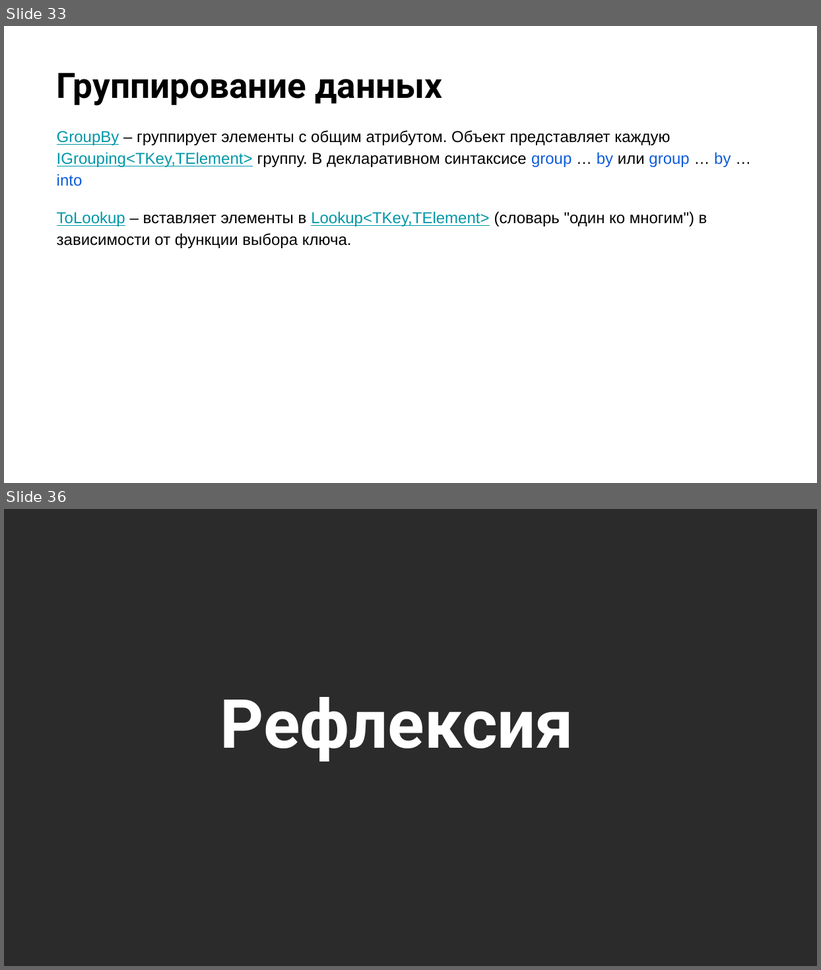
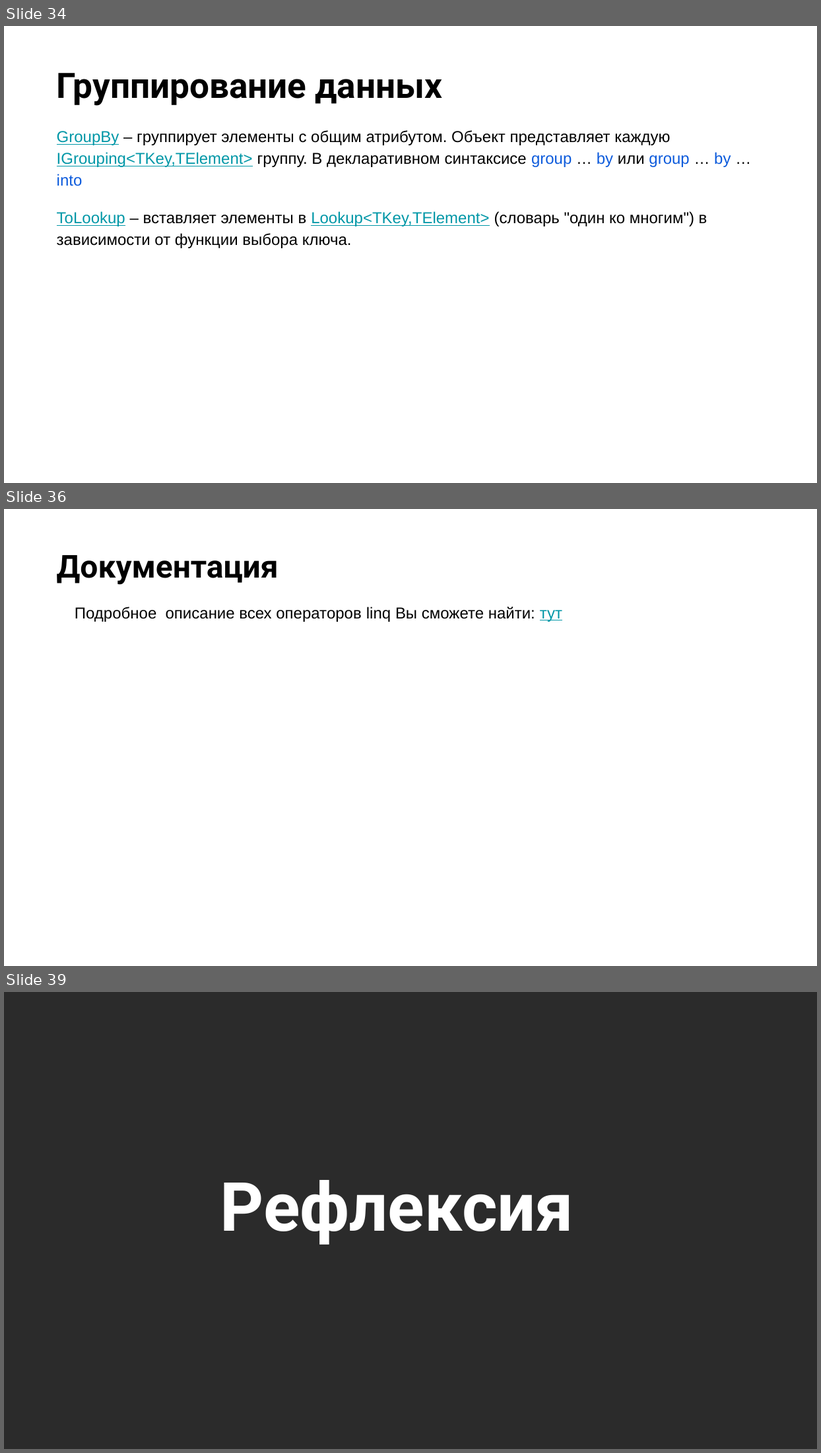
Before and after one commit to NilovPavel/LessonsLinq, a slide deck: LinqOperators.pptx. Shown one above the other, each under a label of ours: slides 33 and 36 before the commit, slides 34, 36 and 39 after it; the slides between them are not shown. The pictures are 821x970 and 821x1453 pixels, drawn with LibreOffice and Linux fonts; fonts in the diff are those of the drawing; background and template pictures are left out; a plain dark background stands for a picture behind light text. Boxes give left, top, right and bottom in pixels: in the first picture for what was removed or moved away, otherwise in the second. Text is boxed around its words. In the diff, an @@ line names an element or a change of style, - is before the commit and + after.

Commit message:
Добавлено описание вопросов студентов с прошлой лекции.

```diff
--- a/LinqOperators.pptx
+++ b/LinqOperators.pptx
@@ slide 36 added at (4,509,817,966), background picture (left out) @@
@@ title added at (57,555,279,585), 28 pt, text #000000, bold @@
+Документация
@@ text added at (75,607,562,622), 14 pt, text #000000 @@
+Подробное описание всех операторов linq Вы сможете найти: тут
@@ what was slide 33 is now slide 34 @@
@@ what was slide 36 is now slide 39 @@
```
Also in this commit, not shown: 7 slides changed, 4 other slides added, 2 slides removed, 1 other file.
